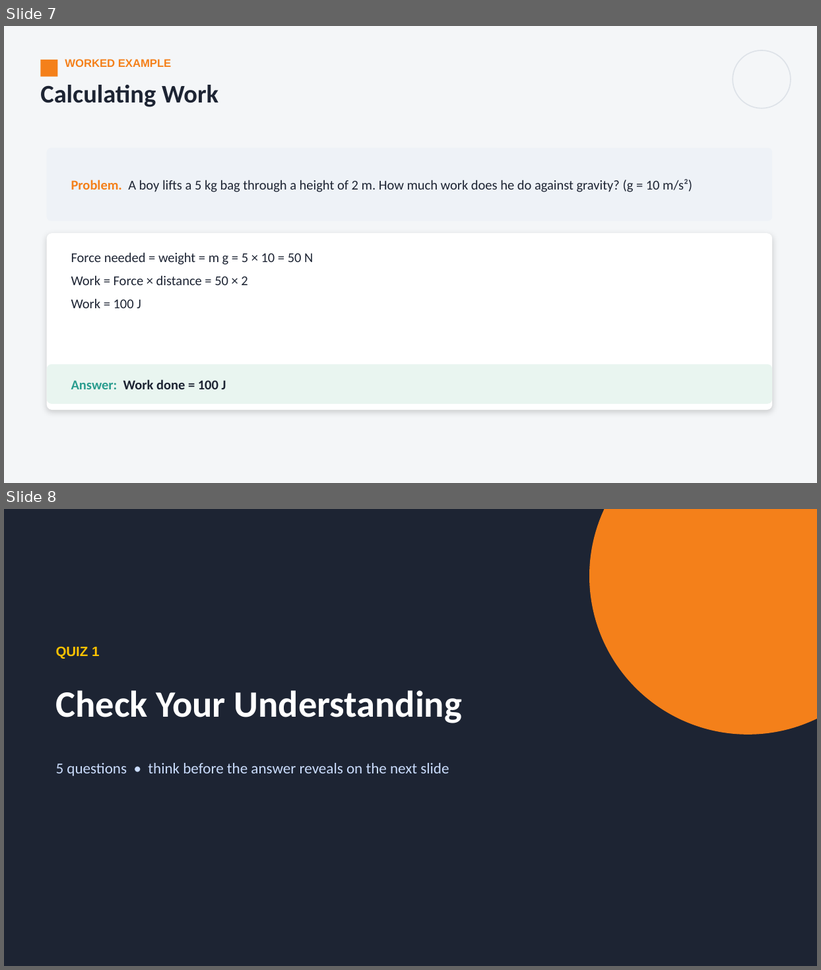
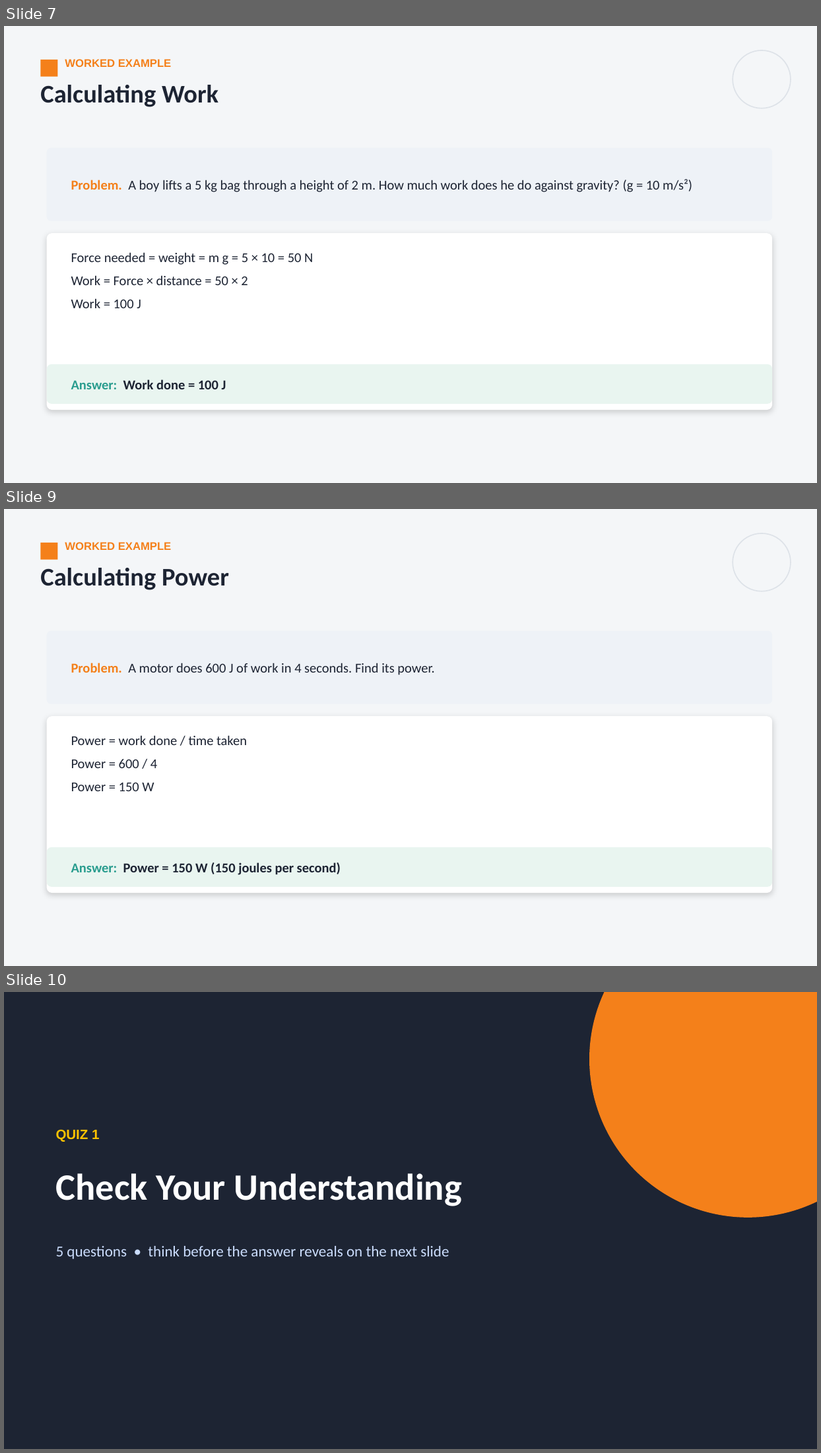
Before and after one commit to parmeshwars2911/MyFirstAR, a slide deck: ppt/Grade08/G8_S33_Energy_1.pptx. Shown one above the other, each under a label of ours: slides 7 and 8 before the commit, slides 7, 9 and 10 after it; the slides between them are not shown. The pictures are 821x970 and 821x1453 pixels, drawn with LibreOffice and Linux fonts; fonts in the diff are those of the drawing. Boxes give left, top, right and bottom in pixels: in the first picture for what was removed or moved away, otherwise in the second. Text is boxed around its words. In the diff, an @@ line names an element or a change of style, - is before the commit and + after.

```diff
--- a/ppt/Grade08/G8_S33_Energy_1.pptx
+++ b/ppt/Grade08/G8_S33_Energy_1.pptx
@@ slide 9 added at bbox=[4, 509, 817, 966], background #F4F6F8 @@
@@ rectangle added at bbox=[40, 543, 57, 560], fill #F4801A @@
@@ text added at bbox=[65, 542, 171, 550], 13 pt, text #F4801A, bold @@
+WORKED EXAMPLE
@@ ellipse added at bbox=[733, 533, 791, 591], outline #DDE2E8 1.25 pt @@
@@ text added at bbox=[40, 568, 229, 590], 30 pt, text #1D2433, bold @@
+Calculating Power
@@ rounded rectangle added at bbox=[47, 631, 773, 704], fill #EEF2F7 @@
@@ text added at bbox=[71, 663, 434, 675], 16 pt, text #1D2433 @@
+Problem. A motor does 600 J of work in 4 seconds. Find its power.
@@ rounded rectangle added at bbox=[47, 716, 773, 893], fill #FFFFFF @@
@@ text added at bbox=[71, 735, 247, 791], 16 pt, text #1D2433 @@
+Power = work done / time taken
+Power = 600 / 4
+Power = 150 W
@@ rounded rectangle added at bbox=[47, 848, 773, 887], fill #E9F5F0 @@
@@ text added at bbox=[71, 863, 341, 875], 16 pt, text #1D2433, bold @@
+Answer: Power = 150 W (150 joules per second)
@@ what was slide 8 is now slide 10 @@
```
Also in this commit, not shown: 1 other slide added, 5 other files.
